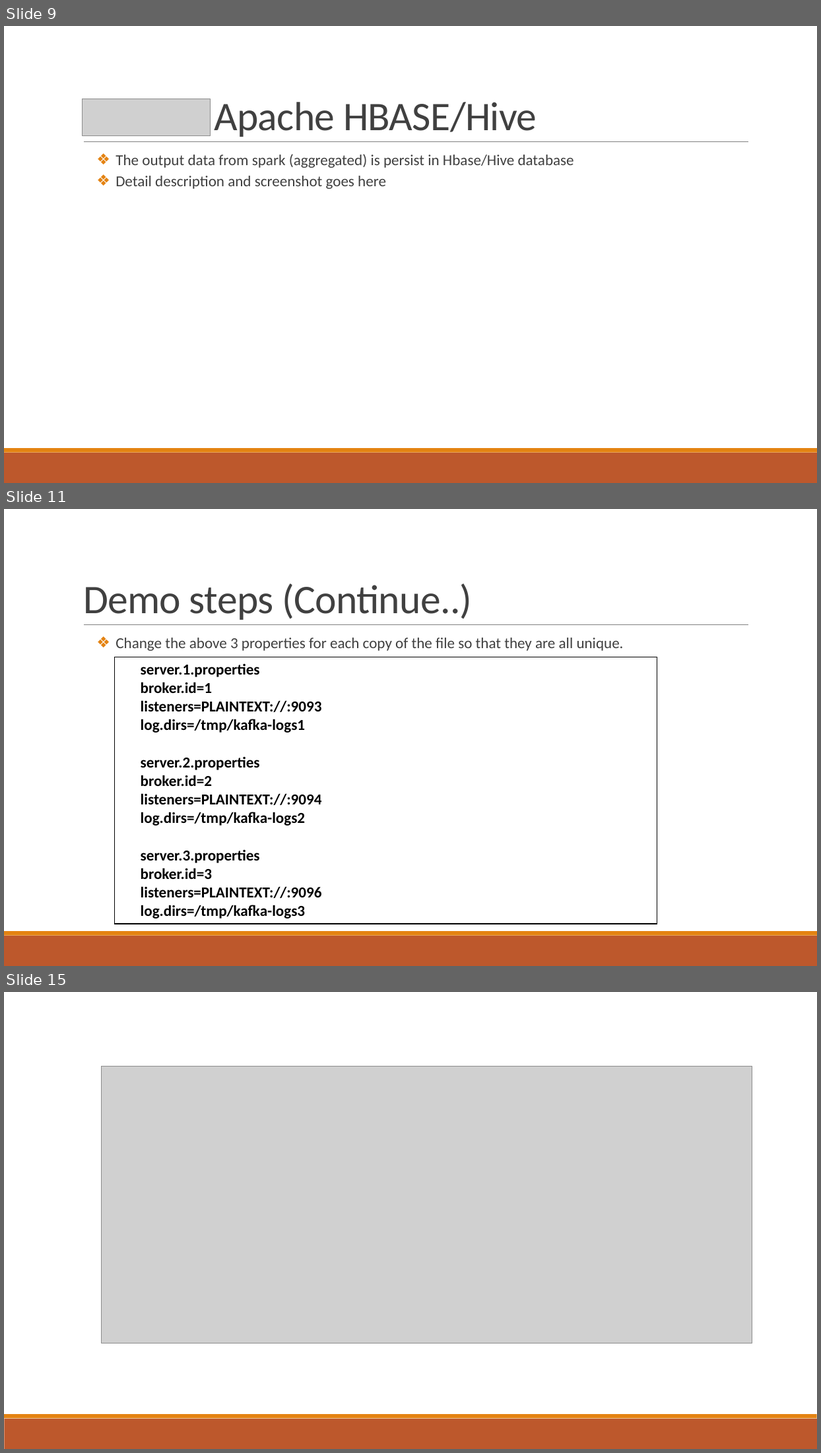
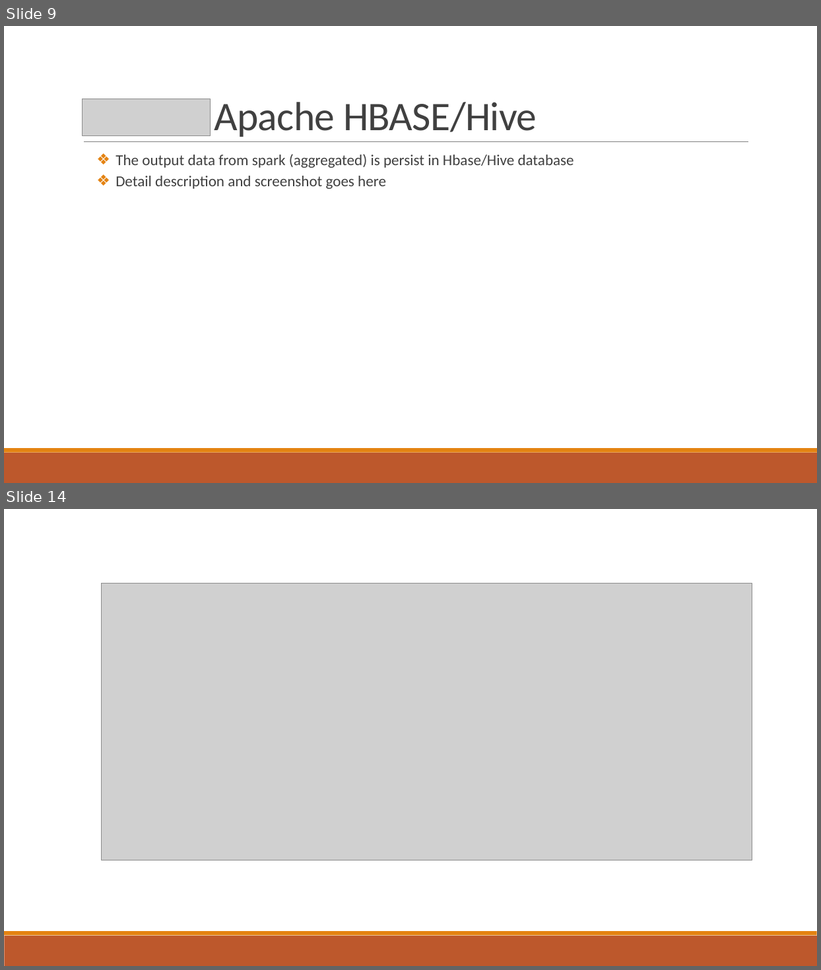
Before and after one commit to pbudhathoki/CS523-BDT-SoccorAnalyser, a slide deck: Final Project-SoccorAnalyser-Group4.pptx. Shown one above the other, each under a label of ours: slides 9, 11 and 15 before the commit, slides 9 and 14 after it; the slides between them are not shown. The pictures are 821x1453 and 821x970 pixels, drawn with LibreOffice and Linux fonts; fonts in the diff are those of the drawing; grey boxes stand for pictures. Boxes give left, top, right and bottom in pixels: in the first picture for what was removed or moved away, otherwise in the second. Text is boxed around its words. In the diff, an @@ line names an element or a change of style, - is before the commit and + after.

```diff
--- a/Final Project-SoccorAnalyser-Group4.pptx
+++ b/Final Project-SoccorAnalyser-Group4.pptx
@@ slide 11 removed at (x1=4, y1=509, x2=817, y2=966), background #FFFFFF; not listed: 3 template elements that a slide beside it also shows @@
@@ title removed at (x1=83, y1=584, x2=472, y2=620) @@
-Demo steps (Continue..)
@@ text removed at (x1=116, y1=638, x2=624, y2=651) @@
-  ❖ Change the above 3 properties for each copy of the file so that they are all unique.
@@ table removed at (x1=115, y1=657, x2=657, y2=921), 1 rows, 1 columns @@
-server.1.properties / broker.id=1 / listeners=PLAINTEXT://:9093 / log.dirs=/tmp/kafka-logs1 / server.2.properties / broker.id=2 / listeners=PLAINTEXT://:9094 / log.dirs=/tmp/kafka-logs2 / server.3.properties / broker.id=3 / listeners=PLAINTEXT://:9096 / log.dirs=/tmp/kafka-logs3
@@ what was slide 15 is now slide 14 @@
```
Also in this commit, not shown: 4 slides changed, 2 slides added, 2 other slides removed.
